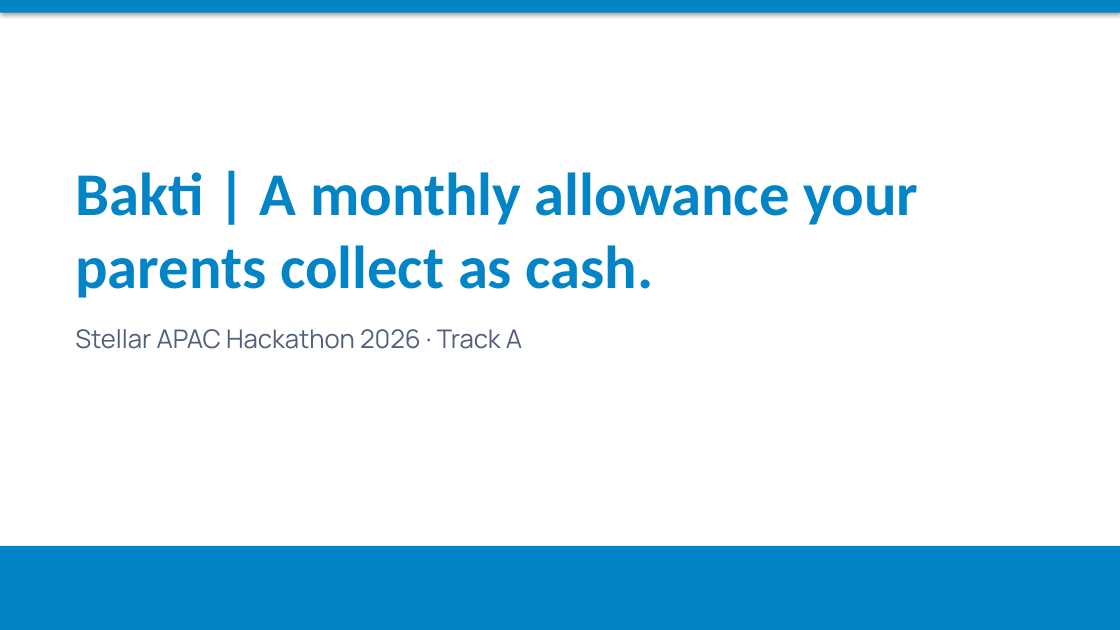
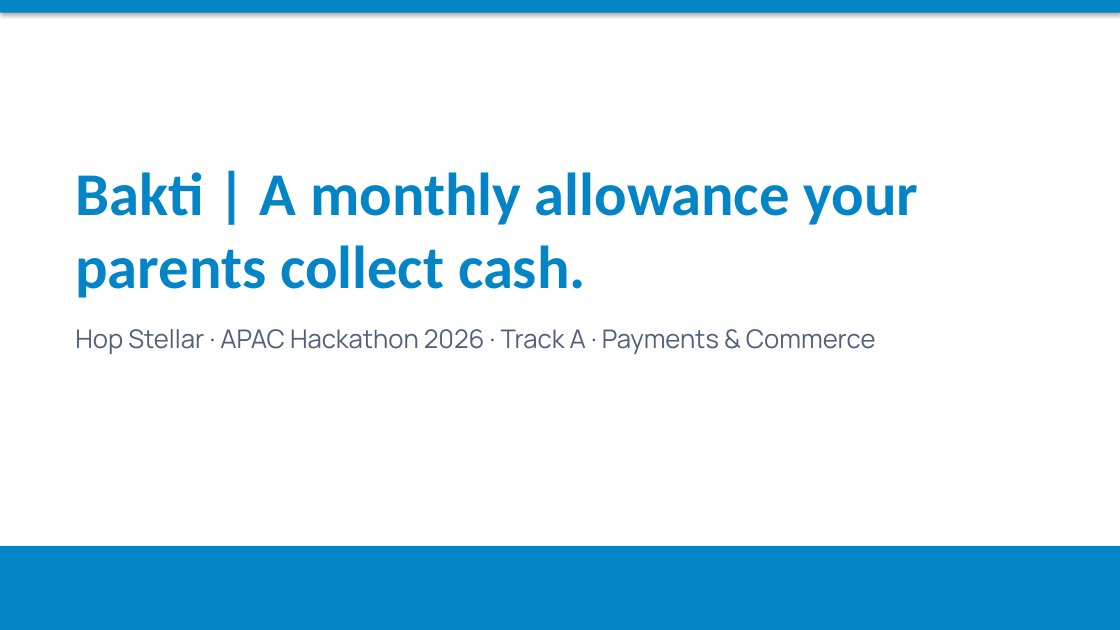
Before and after one commit to castrodennisstephens128174-jpg/Bakti, a slide deck: slide 1 of slides/Bakti.pptx. Drawn at 1120x630 pixels with LibreOffice and Linux fonts; fonts in the diff are those of the drawing. Boxes give left, top, right and bottom in pixels: in the first picture for what was removed or moved away, otherwise in the second. Text is boxed around its words. In the diff, an @@ line names an element or a change of style, - is before the commit and + after.

```diff
--- a/slides/Bakti.pptx
+++ b/slides/Bakti.pptx
@@ text at bbox=[75, 172, 919, 298]: text changed @@
-Bakti | A monthly allowance your parents collect as cash.
+Bakti | A monthly allowance your parents collect cash.
@@ text at bbox=[75, 329, 876, 354]: text changed @@
-Stellar APAC Hackathon 2026 · Track A
+Hop Stellar · APAC Hackathon 2026 · Track A · Payments & Commerce
```
Also in this commit, not shown: 5 other slides changed, 3 slides added, 5 slides removed, 3 other files.
